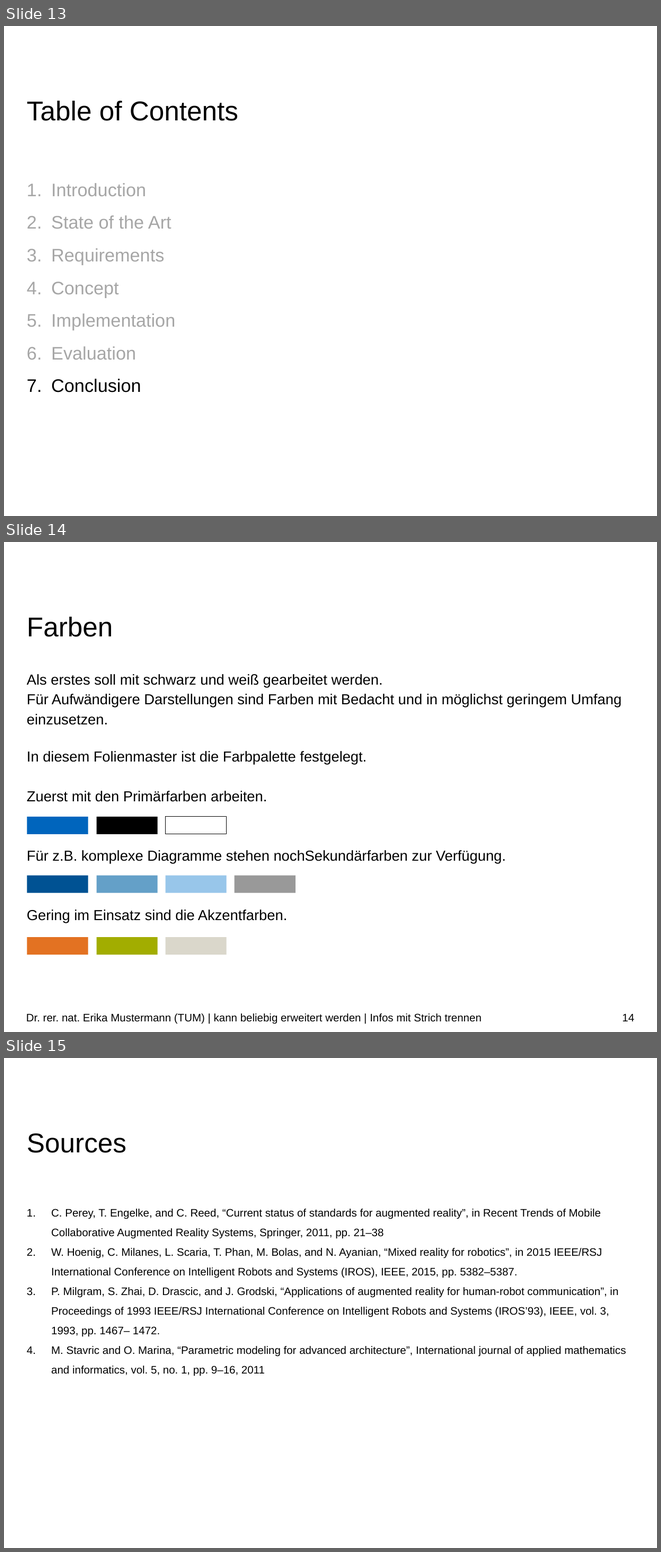
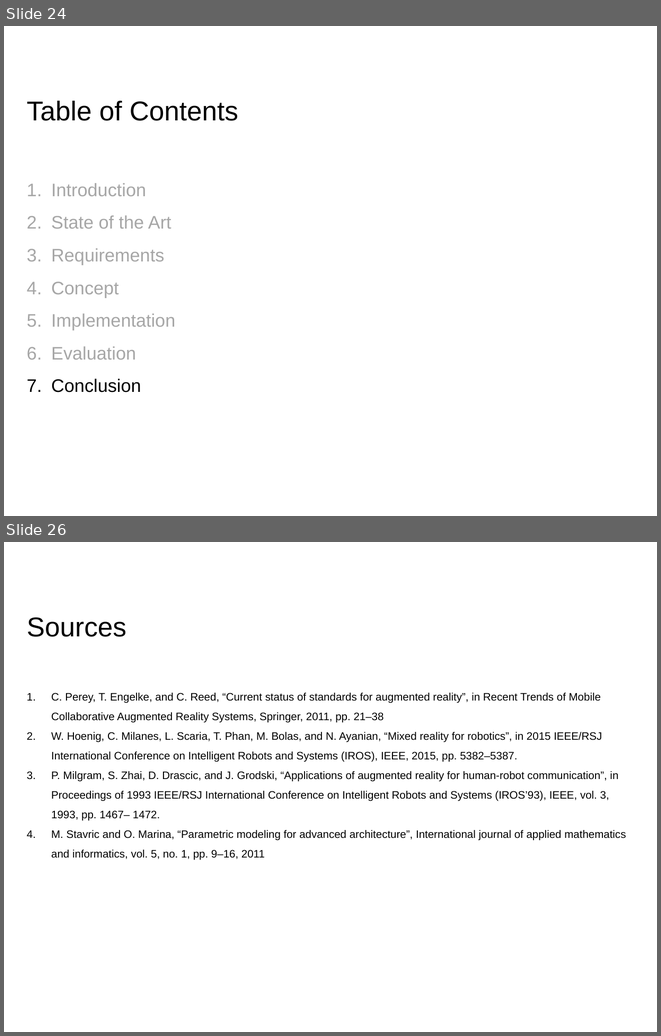
Before and after one commit to EricVoll/PARRHI, a slide deck: 05_Presentation/PARRHIPresentationv2.pptx. Shown one above the other, each under a label of ours: slides 13, 14 and 15 before the commit, slides 24 and 26 after it; the slides between them are not shown. The pictures are 661x1552 and 661x1036 pixels, drawn with LibreOffice and Linux fonts; fonts in the diff are those of the drawing; background and template pictures are left out. Boxes give left, top, right and bottom in pixels: in the first picture for what was removed or moved away, otherwise in the second. Text is boxed around its words. In the diff, an @@ line names an element or a change of style, - is before the commit and + after.

```diff
--- a/05_Presentation/PARRHIPresentationv2.pptx
+++ b/05_Presentation/PARRHIPresentationv2.pptx
@@ slide 14 removed at [4,542,657,1032], background #FFFFFF @@
@@ title removed at [27,616,113,637] @@
-Farben
@@ text removed at [27,674,622,923] @@
-Als erstes soll mit schwarz und weiß gearbeitet werden.
-Für Aufwändigere Darstellungen sind Farben mit Bedacht und in möglichst geringem Umfang einzusetzen.
-In diesem Folienmaster ist die Farbpalette festgelegt.
-Zuerst mit den Primärfarben arbeiten.
-Für z.B. komplexe Diagramme stehen nochSekundärfarben zur Verfügung.
-Gering im Einsatz sind die Akzentfarben.
@@ rectangle removed at [27,816,88,834] @@
@@ rectangle removed at [97,816,158,834] @@
@@ rectangle removed at [165,816,227,834] @@
@@ rectangle removed at [27,875,88,893] @@
@@ rectangle removed at [97,875,158,893] @@
@@ rectangle removed at [165,875,227,893] @@
@@ rectangle removed at [235,875,296,893] @@
@@ rectangle removed at [27,937,88,955] @@
@@ rectangle removed at [97,937,158,955] @@
@@ rectangle removed at [165,937,227,955] @@
@@ text removed at [26,1013,481,1024] @@
-Dr. rer. nat. Erika Mustermann (TUM) | kann beliebig erweitert werden | Infos mit Strich trennen
@@ page number removed at [622,1014,634,1021] @@
-14
@@ what was slide 13 is now slide 24 @@
@@ what was slide 15 is now slide 26 @@
```
Also in this commit, not shown: 4 slides changed, 12 slides added, 11 other files.
